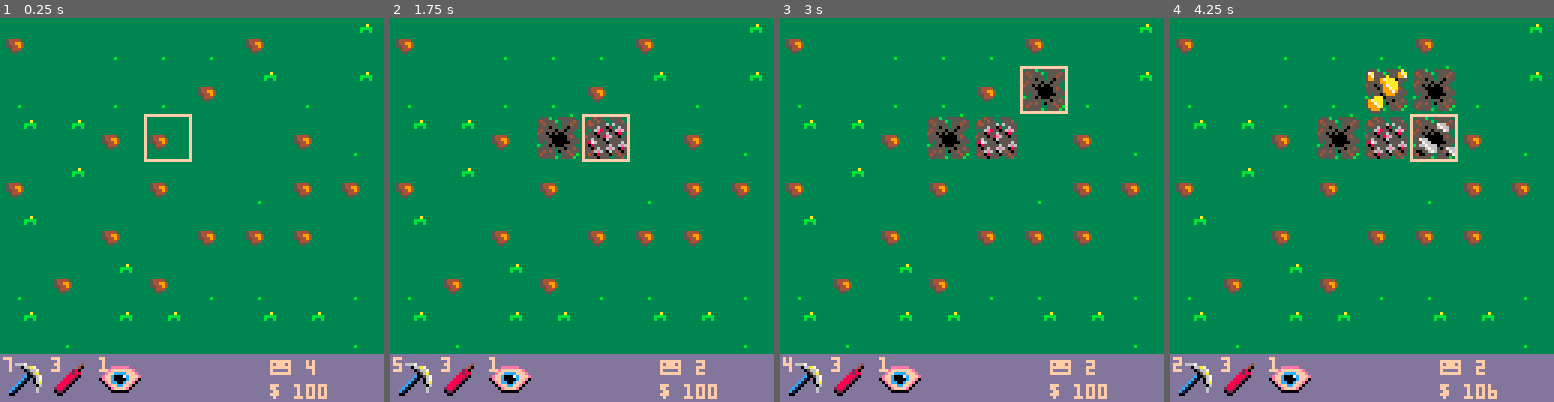
Above: before the commit, frames 1-4 (left to right).
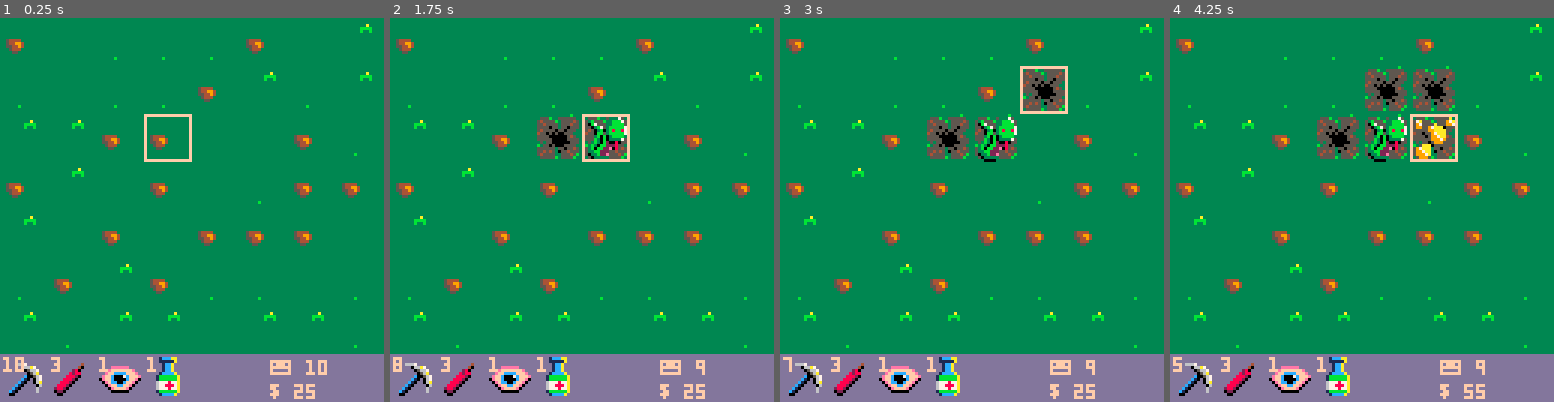
Above: after the commit, the same moments.

Repository: seanpackham/lost-and-found
Game: PICO-8 cartridge main.p8
Two runs of this game, one before a commit and one after it. Both use one fixed random seed, a clock stepped at 60 frames per second and the inputs below.
Inputs:
- Up to frame 1 (0.25 s): no input
- Up to frame 2 (1.75 s): tap X (X key) at 0.33, 1.07 s; tap O (Z key) at 0.7, 1.7 s; hold Right from 1.6 s (still down)
- Up to frame 3 (3 s): tap X (X key) at 1.85, 2.97 s; release Right at 2.1 s; tap O (Z key) at 2.1, 2.5, 2.9 s; hold Up 2.15-2.42 s; hold Right from 2.47 s (still down)
- Up to frame 4 (4.25 s): release Right at 3.03 s; hold Left 3.08-3.58 s; tap O (Z key) at 3.3, 3.7, 4.1 s; hold Down 3.63-3.97 s; hold Right from 4.02 s (still down); tap X (X key) at 4.08 s

The runs differ from the first frame. In frame 1, 1.0% of the frame differs, in the area x 0-86%, y 88-100%; in frame 2, 1.6%; in frame 3, 1.7%; in frame 4, 2.8%, in the area x 0-86%, y 13-100%.

Commit message:
item spawns and sound update

Diff:
--- a/main.p8
+++ b/main.p8
@@ -3,7 +3,8 @@
 __lua__
 
 function _init()
-	-- music(0)
+
+	music(0)
 
 	-- transparency color
 	palt(0, false)
@@ -17,8 +18,8 @@
 	cursor = { x = 4, y = 3 }
 	selected = 1
 	level = 1
-	workers = 4
-	money = 100
+	workers = 10
+	money = 25
 
 	-- init old keys
 	for i = 0, 5 do
@@ -29,18 +30,23 @@
 	key_tile = add_tile("key", 36)
 
 	-- entities
+	add_loot("coin", 		5, 1, 32	)
 	add_loot("rock", 		4, 1, 2	)
-	add_loot("gold", 		2, 5, 12)
-	add_loot("gem", 			1, 3, 34)
-	add_loot("chest", 	1, 5, 40)
-	add_loot("skull", 	1, 5, 48)
-	add_trap("snake", 	2, 1, 66)
+	add_loot("gold", 		3, 5, 12)
+	add_loot("gem", 			2, 10, 34)
+	add_loot("chest", 	2, 20, 40)
+	add_loot("skull", 	1, 25, 48)
+	add_trap("snake", 	3, 1, 66)
 	add_trap("spikes", 1, 2, 14)
+	add_trap("spider", 	3, 1, 70)
+	add_trap("boulder", 1, 2, 72)
+	add_trap("skull", 1, 2, 64)
 
 	-- items
-	add_item("pick", 		7, 100)
+	add_item("pick", 		10, 100)
 	add_item("bomb", 		3, 98)
 	add_item("vision", 1, 96)
+	add_item("antidote", 1, 102)
 
 	-- grasses
 	add(grasses, add_tile("g1", 4))
Not shown, changed: the music (__music__) section of main.p8
Not shown, changed: the sound effects (__sfx__) section of main.p8
